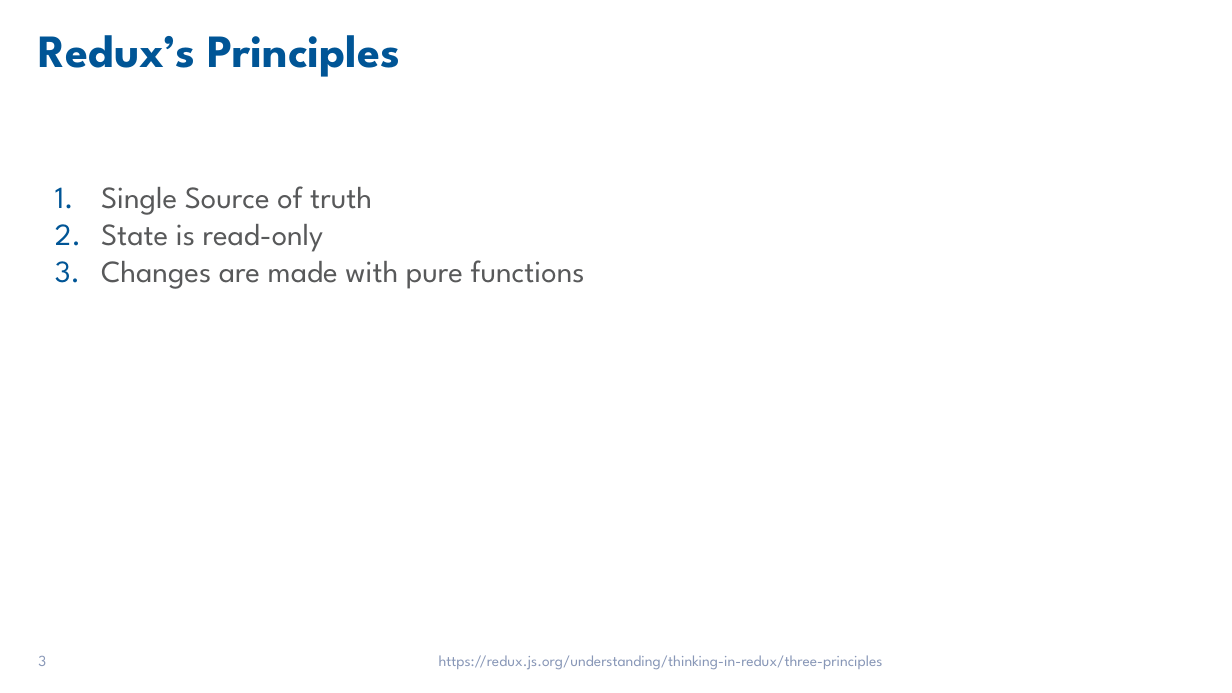
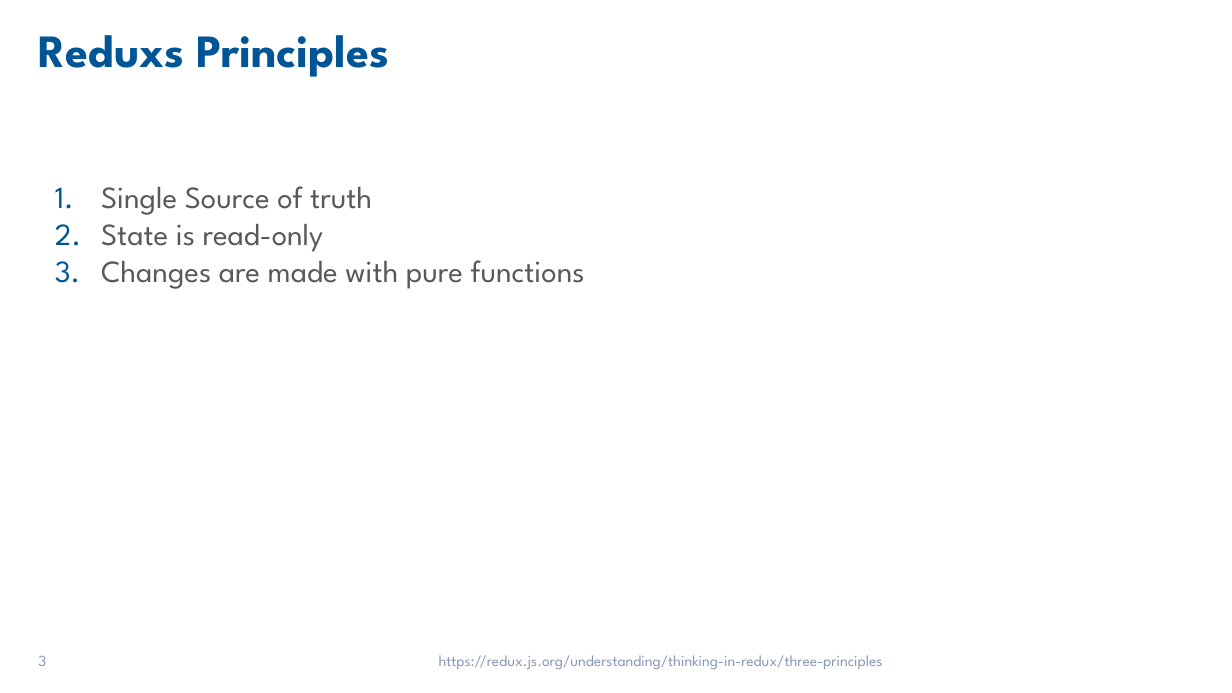
Before and after one commit to Zerali/redux-to-react, a slide deck: slide 3 of ReduxToReact.pptx. Drawn at 1232x693 pixels with LibreOffice and Linux fonts; fonts in the diff are those of the drawing; background and template pictures are left out. Boxes give left, top, right and bottom in pixels: in the first picture for what was removed or moved away, otherwise in the second. Text is boxed around its words. In the diff, an @@ line names an element or a change of style, - is before the commit and + after.

Commit message:
Updated Powerpoint

```diff
--- a/ReduxToReact.pptx
+++ b/ReduxToReact.pptx
@@ title at box(38, 35, 389, 77): text changed @@
-Redux’s Principles
+Reduxs Principles
```
